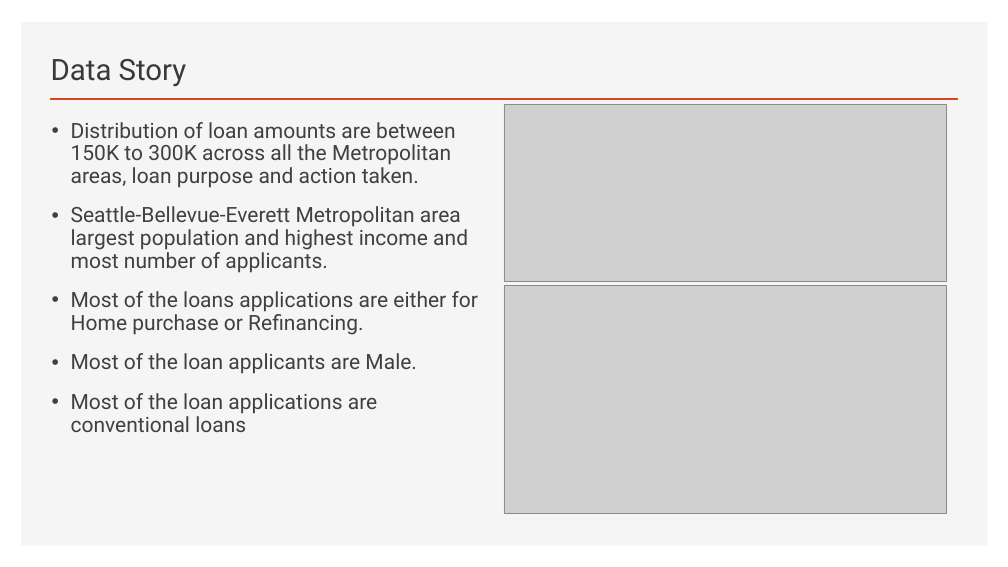
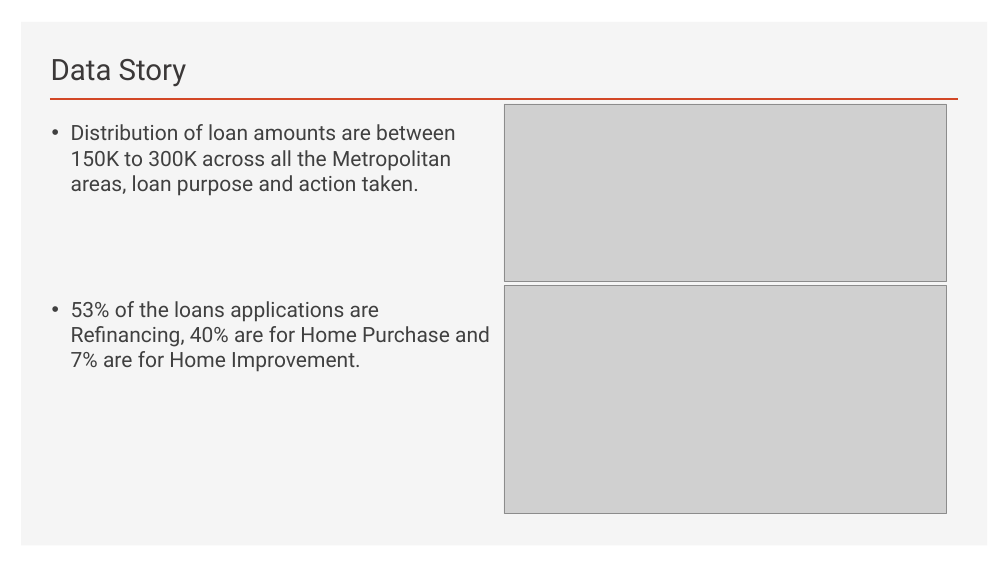
Before and after one commit to khmsha/Springboard, a slide deck: slide 6 of Capstone_Project1/HDMA Washington Home Loans Prediction.pptx (slide 4 before the commit). Drawn at 1008x567 pixels with LibreOffice and Linux fonts; fonts in the diff are those of the drawing; grey boxes stand for pictures. Boxes give left, top, right and bottom in pixels: in the first picture for what was removed or moved away, otherwise in the second. Text is boxed around its words. In the diff, an @@ line names an element or a change of style, - is before the commit and + after.

```diff
--- a/Capstone_Project1/HDMA Washington Home Loans Prediction.pptx
+++ b/Capstone_Project1/HDMA Washington Home Loans Prediction.pptx
@@ text at (x1=71, y1=124, x2=455, y2=196): line spacing 0.9 to 1 @@
@@ text at (x1=71, y1=301, x2=490, y2=372): text changed @@
-• Seattle-Bellevue-Everett Metropolitan area largest population and highest income and most number of applicants.
-• Most of the loans applications are either for Home purchase or Refinancing.
-• Most of the loan applicants are Male.
-• Most of the loan applications are conventional loans
+• 53% of the loans applications are Refinancing, 40% are for Home Purchase and 7% are for Home Improvement.
```
Also in this commit, not shown: 15 other slides changed, 5 slides added, 2 slides removed, 1 other file.
